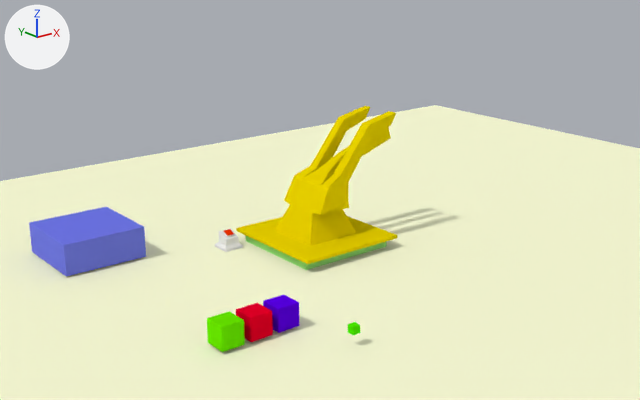
Two versions of the Blender file blender/intro.blend, one commit apart.
Both versions are drawn from a 50 mm lens placed at (-37.4, -58.7, 30.5), pointed at (14.5, 6.1, 4.6). Every picture has the same lights, and +X, +Y and +Z are marked at upper left.

In view in the first picture: 'Ground', 'blue_key.000', 'blue_key.001', 'blue_key.002', 'blue_lock', 'exit-base', 'exit-lock', 'switch-stand'.
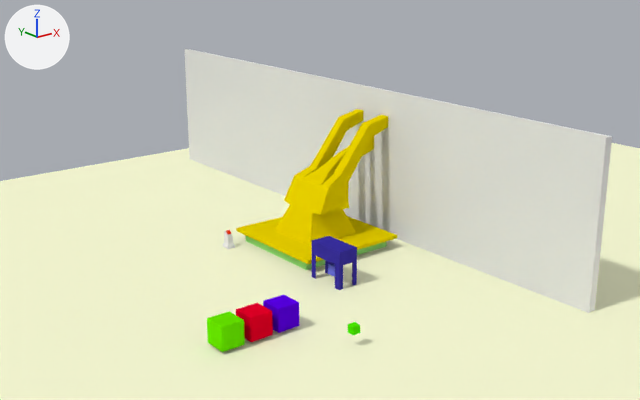
What changed in the scene script:
```text
Add mat_material_007:
    mat_material_007 = diffuse_material('Material.007')
    mat_material_007.base_color = (0.0414, 0.0288, 0.351)  # blue #392fa0
Add me_cube:
    me_cube.from_pydata(...)  # 40 vertices, 33 faces, 2 loose edges; spans x -1.0..1.0, y -1.49..1.49, z -1.0..1.0
    me_cube.materials.append(mat_material_007)  # blue #392fa0
Add me_cube_001:
    me_cube_001.from_pydata(...)  # a box spanning x -1.0..1.0, y -1.0..1.0, z -1.0..1.0
Add me_plane_001:
    me_plane_001.from_pydata([(-1.0, -1.0, 0.0), (1.0, -1.0, 0.0), (-1.0, 1.0, 0.0), (1.0, 1.0, 0.0)], [], [(0, 1, 3, 2)])
Change ob_switch_stand:
    ob_switch_stand.scale: (1.0, 1.0, 1.0) -> (0.399, 0.503, 1.0)
Change ob_blue_lock:
    ob_blue_lock.location: (-4.85, 17.47, 1.66) -> (9.58, -1.99, 0.99)
    ob_blue_lock.scale: (4.0, 4.0, 1.5) -> (0.209, 0.557, 0.465)
Add ob_cube_001:
    ob_cube_001 = bpy.data.objects.new('Cube.001', me_cube)
    ob_cube_001.location = (9.57, -2.0, 1.74)
    ob_cube_001.scale = (1.0, 1.3, 1.75)
Add ob_cube_002:
    ob_cube_002 = bpy.data.objects.new('Cube.002', me_cube_001)
    ob_cube_002.location = (21.98, 11.42, 7.18)
    ob_cube_002.scale = (0.397, 31.7, 7.5)
Add ob_plane:
    ob_plane = bpy.data.objects.new('Plane', me_plane_001)
    ob_plane.location = (21.49, 11.36, 7.26)
    ob_plane.rotation_euler = (0.0, -1.571, 0.0)  # degrees (0, -90, 0)
    ob_plane.scale = (7.57, 31.7, 7.57)
```

Location of each change, (x1, y1, x2, y2) in pixels of the pictures (640 x 400 px):
'Plane', added: after (185, 49, 606, 313)
'blue_lock', moved, rescaled: before (29, 207, 146, 276); after (328, 263, 335, 277)
'Cube.001', added (blue): after (312, 236, 357, 290)
'Cube.002', added: after (189, 49, 612, 312)
'switch-stand', rescaled (55% narrower, 24% shorter): before (215, 228, 243, 252); after (223, 231, 235, 249)
